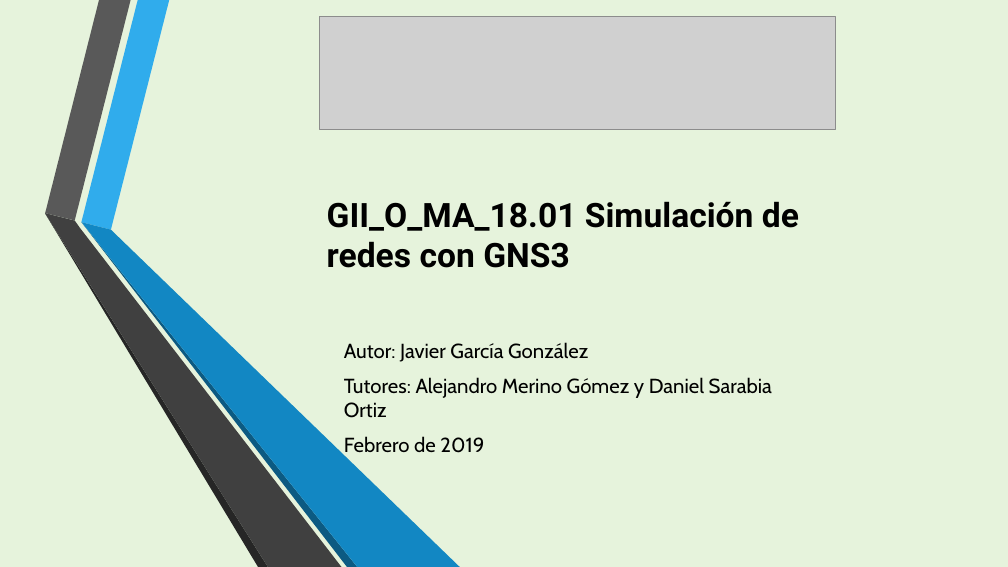
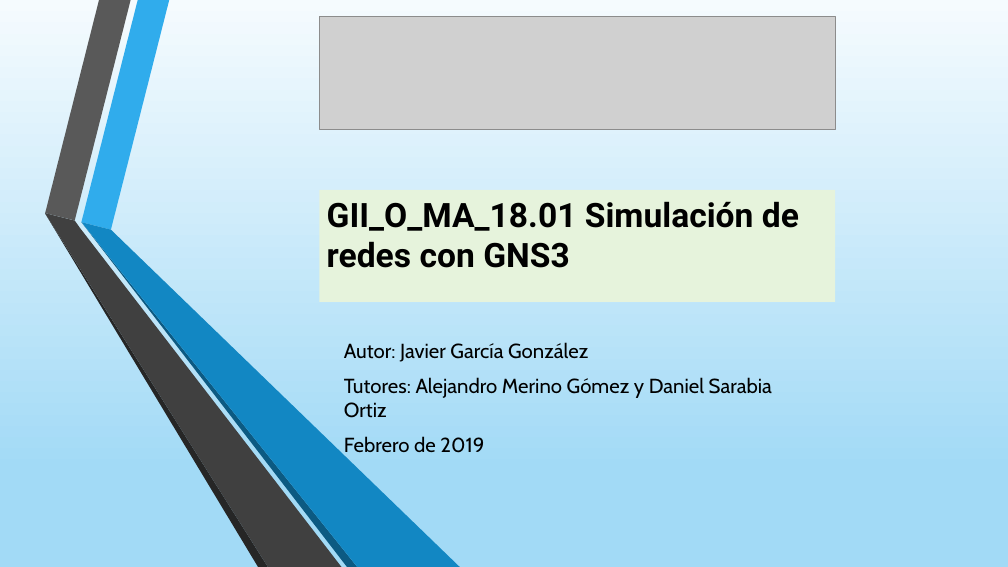
Before and after one commit to javi13gg/TFG_GII_O_MA_18.01-Simulaci-n-de-redes-con-GNS3, a slide deck: slide 1 of PRESENTACION.pptx. Drawn at 1008x567 pixels with LibreOffice and Linux fonts; fonts in the diff are those of the drawing; grey boxes stand for pictures. Boxes give left, top, right and bottom in pixels: in the first picture for what was removed or moved away, otherwise in the second. Text is boxed around its words. In the diff, an @@ line names an element or a change of style, - is before the commit and + after.

```diff
--- a/PRESENTACION.pptx
+++ b/PRESENTACION.pptx
@@ background #E6F3DC to gradient #F5FBFE to #A2DAF6 to #C1E6F9 @@
@@ rectangle "GII_O_MA_18.01 Simulación de redes con ...": place and size @@
-rectangle "GII_O_MA_18.01 Simulación de redes con ..." at <box>327,201,799,268</box>
+rectangle "GII_O_MA_18.01 Simulación de redes con ..." at <box>319,190,835,302</box>
```
Also in this commit, not shown: 12 other slides changed, 1 slide added.
